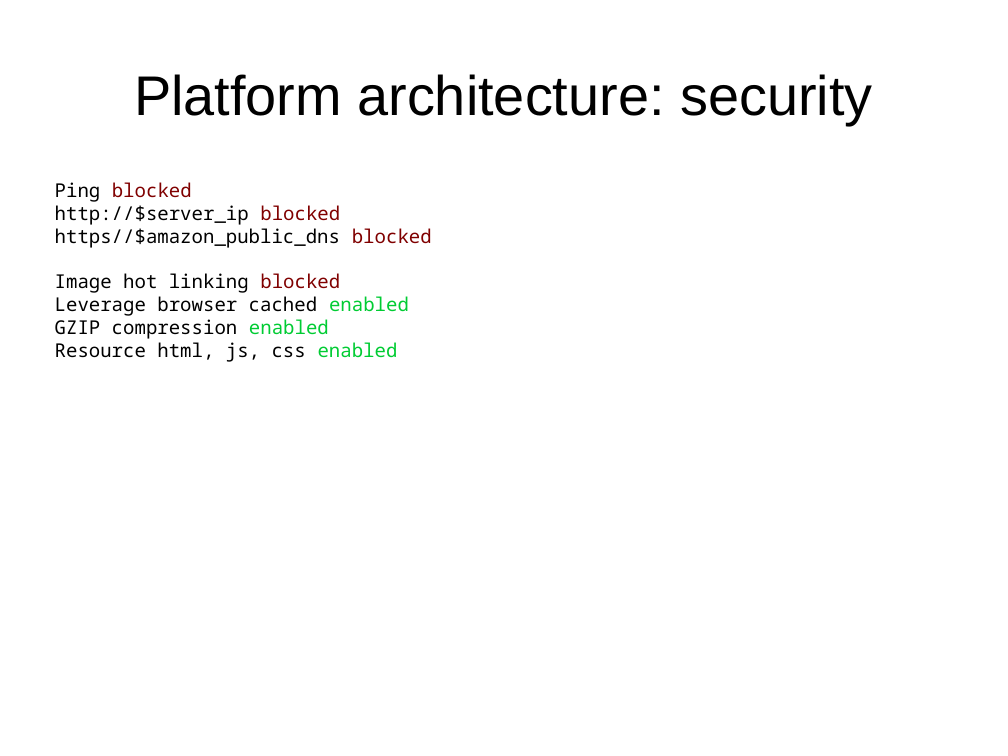
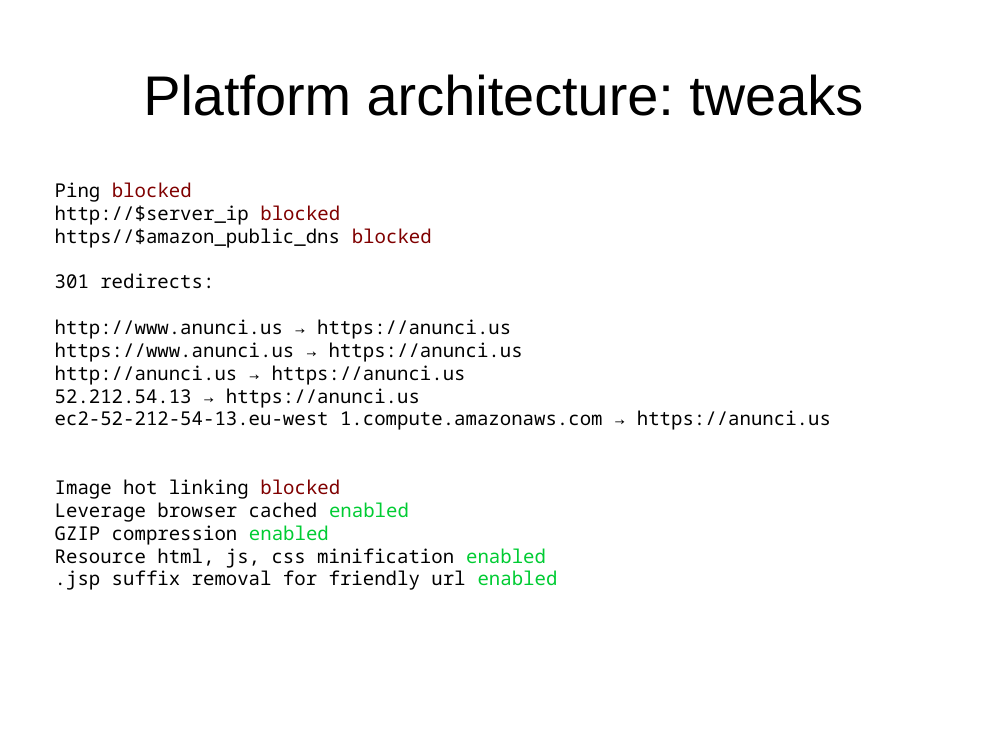
Before and after one commit to zerjioang/anuncius, a slide deck: slide 7 of docs/slides.odp (slide 6 before the commit). Drawn at 1008x756 pixels with LibreOffice and Linux fonts; fonts in the diff are those of the drawing. Boxes give left, top, right and bottom in pixels: in the first picture for what was removed or moved away, otherwise in the second. Text is boxed around its words. In the diff, an @@ line names an element or a change of style, - is before the commit and + after.

Commit message:
Big changes: DOckerized mongo database information is stores on shared volume on host computer added subscription request api call added contact form request api call added /search/item/* api call for opensearch, google and web search support enabled mongo db test before compiling added nginx rule when access to server via ip to redict to domain added nginx rule when access to server via aws domain to redirect to domain

```diff
--- a/docs/slides.odp
+++ b/docs/slides.odp
@@ title at <box>143,74,863,116</box>: text changed @@
-Platform architecture: security
+Platform architecture: tweaks
@@ text at <box>55,273,831,430</box>: paragraphs added @@
+301 redirects:
+http://www.anunci.us → https://anunci.us
+https://www.anunci.us → https://anunci.us
+http://anunci.us → https://anunci.us
+52.212.54.13 → https://anunci.us
+ec2-52-212-54-13.eu-west 1.compute.amazonaws.com → https://anunci.us
@@ text at <box>55,548,558,590</box>: text changed @@
-Resource html, js, css enabled
+Resource html, js, css minification enabled
+.jsp suffix removal for friendly url enabled
```
Also in this commit, not shown: 2 slides added, 1 slide removed, 36 other files.
